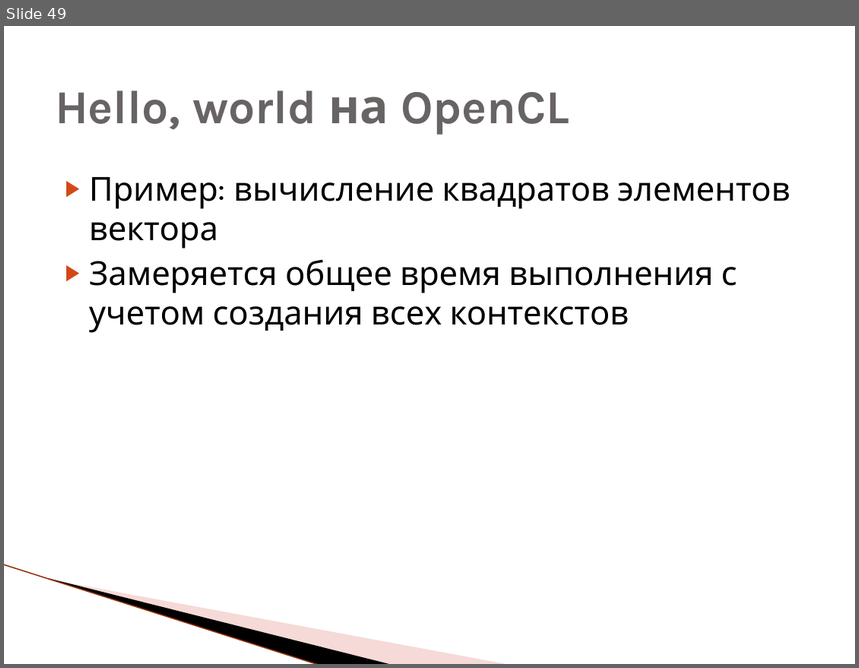
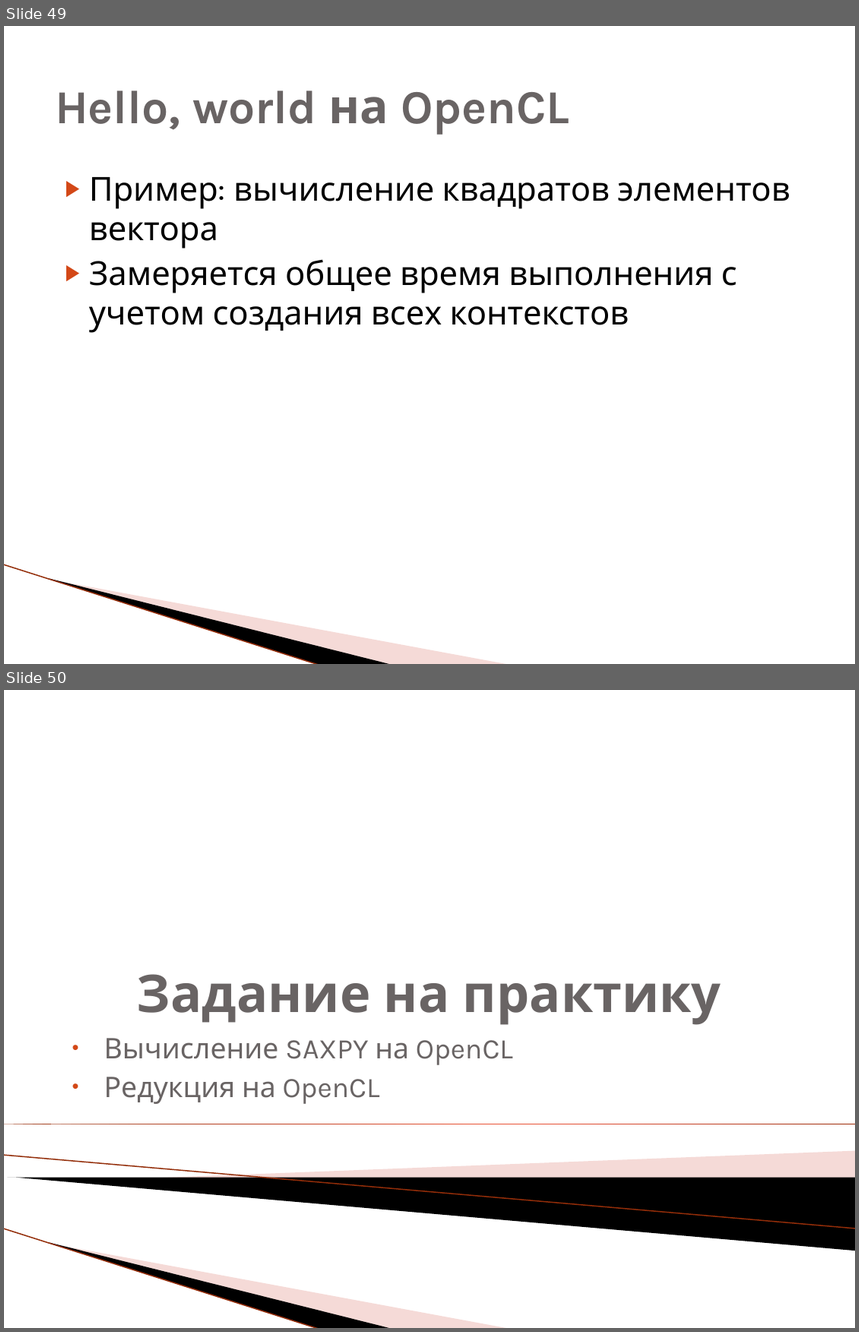
Before and after one commit to HPC-lab-ITIS/OpenCL, a slide deck: lec_0/lec_0.pptx. Shown one above the other, each under a label of ours: slide 49 before the commit, slides 49 and 50 after it. The pictures are 859x668 and 859x1332 pixels, drawn with LibreOffice and Linux fonts; fonts in the diff are those of the drawing; background and template pictures are left out. Boxes give left, top, right and bottom in pixels: in the first picture for what was removed or moved away, otherwise in the second. Text is boxed around its words. In the diff, an @@ line names an element or a change of style, - is before the commit and + after.

```diff
--- a/lec_0/lec_0.pptx
+++ b/lec_0/lec_0.pptx
@@ slide 50 added at [4,690,855,1328], background picture (left out); not listed: 3 template elements that a slide beside it also shows @@
@@ title added at [137,974,721,1025], 44 pt, text #696464, bold @@
+Задание на практику
@@ subtitle added at [104,1038,513,1104], 24 pt, text #696464 @@
+• Вычисление SAXPY на OpenCL
+• Редукция на OpenCL
@@ right triangle added at [4,1124,855,1124], fill gradient #942700 to #F65941 @@
@@ line added from (4, 1156) to (855, 1229), #E59C94 0.95 pt @@
@@ freeform shape added at [161,1151,855,1196], fill #E9A59D at 40% opacity @@
@@ freeform shape added at [7,1178,855,1251], fill #000000 @@
```
Also in this commit, not shown: 1 slide removed, 1 other file.
